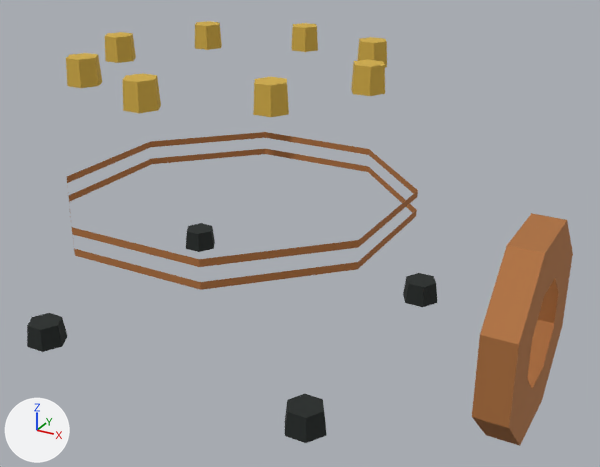
Renders of the glTF model sketches/core-loop/assets/models/valve_wheel_detail1m.glb from each side of a commit.
One viewpoint serves both versions: a 50 mm lens placed at (1.467, -0.482, 1.717), pointed at (0.251, 1.729, 0.612). Lighting does not change. The marker at lower left points along +X, +Y and +Z. The older version comes first. Where no turn or scale is listed for an object, it has been applied to the vertices. Vertices at exactly the same position are counted once.

The first picture shows 'MountDetail1'.
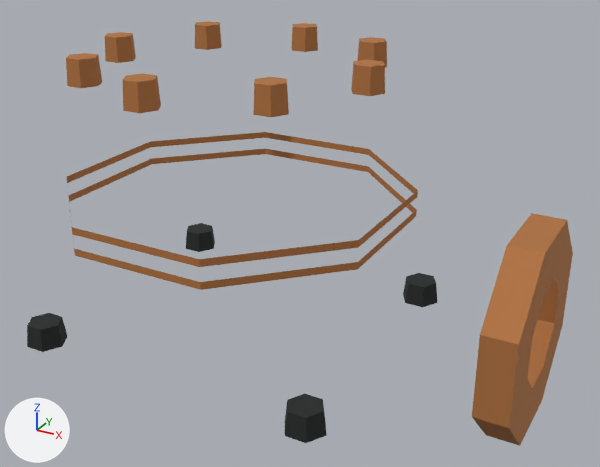
Changed parts and their boxes [x1, y1, x2, y2] in the pictures (600 x 467 px):
part 1 of me_mountdetail1, recoloured (yellow to orange)
    both: [66, 21, 387, 117]

The change, as a diff of the scene's bpy script:
```diff
--- a/sketches/core-loop/assets/models/valve_wheel_detail1m.glb.py
+++ b/sketches/core-loop/assets/models/valve_wheel_detail1m.glb.py
@@ me_mountdetail1 @@
 me_mountdetail1.from_pydata(...)  # 200 vertices, 256 faces; spans x -0.58..1.07, y 1.19..2.31, z 0.13..1.2
 # used by ob_mountdetail1; location = (0.0, 0.0, 0.0)
+# me_mountdetail1 part 1: 128 faces centred in x -0.51..0.51, y 1.23..2.27, z 1.14..1.2 are repainted in the vertex colours; the middle colour goes from yellow #d9b44a to orange #b77843
 me_mountdetail1.materials.append(mat_steel)
```
